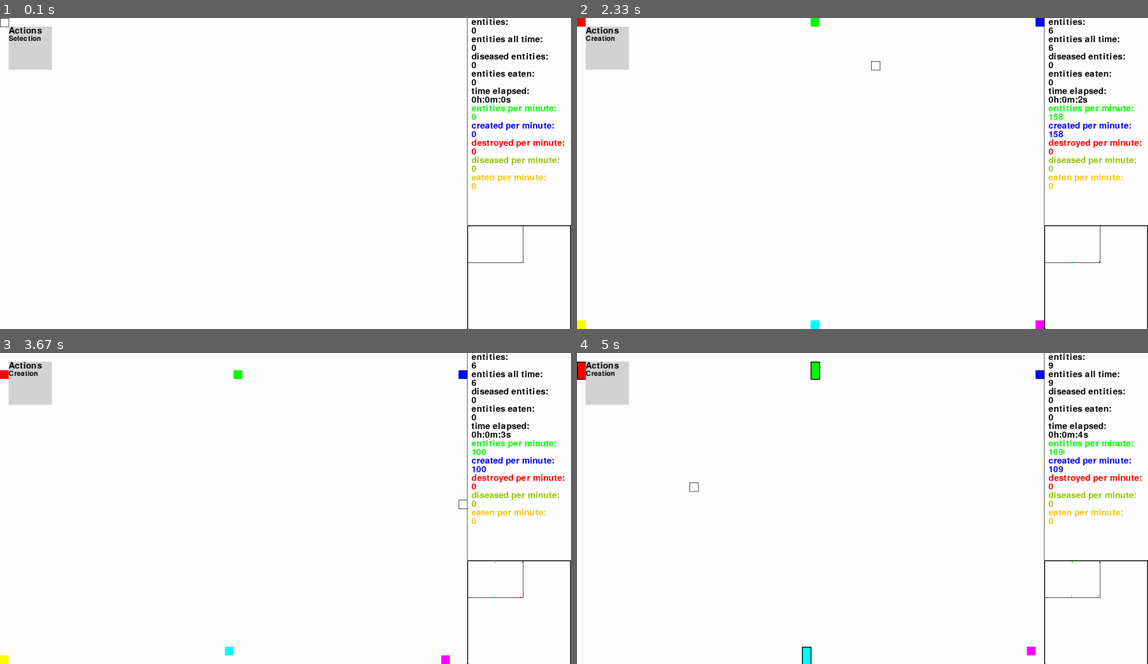
Above: before the commit, frames 1-4 (two rows, left to right).
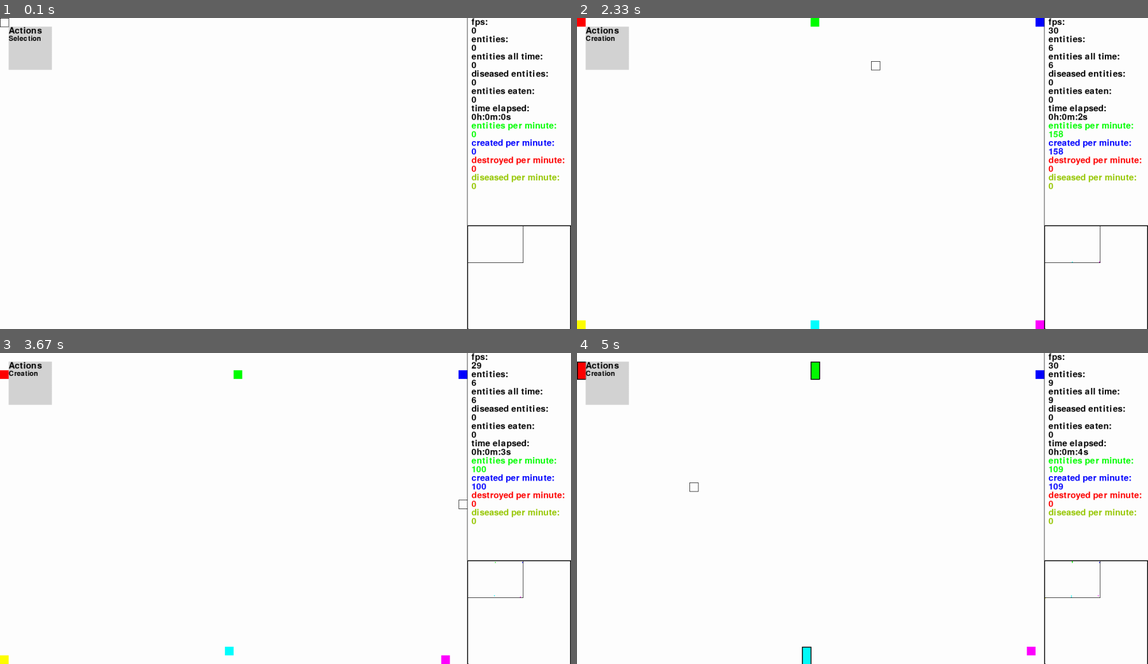
Above: after the commit, the same moments.

Repository: sbwhitt/pygame-life-simulation
Game: pygame game, started from main.py
Same seed, same stepped clock (60 frames per second), same inputs: the game is played once before the commit and once after it.
Inputs (mouse positions are in pixels of both pictures, inside the frame that each line leads up to):
- Up to frame 1 (0.1 s): no input
- Up to frame 2 (2.33 s): click "Actions" at 0.38 s; tap Enter at 0.67 s; click (685, 126) at 1.05 s; click (714, 58) at 1.38 s; click (873, 67) at 1.72 s; tap E at 2 s
- Up to frame 3 (3.67 s): click (268, 455) at 2.38 s; click (205, 443) at 2.72 s; click (433, 480) at 3.05 s; click (462, 502) at 3.38 s
- Up to frame 4 (5 s): click (982, 452) at 3.72 s; click (696, 449) at 4.05 s; click (891, 496) at 4.38 s; click (696, 489) at 4.72 s

The runs differ from the first frame. In frame 1, 2.1% of the frame differs, in the area x 82-99%, y 0-56%; in frame 2, 2.2%; in frame 3, 2.2%; in frame 4, 2.2%.

Commit message:
add fps counter

Diff:
--- a/src/app.py
+++ b/src/app.py
@@ -102,6 +102,8 @@
     # helpers
     def _update_stats(self) -> None:
         self.stats.clear()
+        self.stats.add_stat("fps: ",
+                            str(int(pygame.time.Clock.get_fps(self.clock.clock))))
         self.stats.add_stat("entities: ",
                             str(len(self.e_man.entities)))
         self.stats.add_stat("entities all time: ",
@@ -125,9 +127,9 @@
         self.stats.add_stat("diseased per minute: ",
                             str(int(self.metrics.get_rate("diseased"))),
                             colors.BROWN)
-        self.stats.add_stat("eaten per minute: ",
-                            str(int(self.metrics.get_rate("eaten"))),
-                            colors.ORANGE)
+        # self.stats.add_stat("eaten per minute: ",
+        #                     str(int(self.metrics.get_rate("eaten"))),
+        #                     colors.ORANGE)
         self.stats.draw_stats(self.screen)
         pygame.draw.line(self.screen, colors.BLACK,
                          (self.window.width, 0), (self.window.width, self.window.height))
